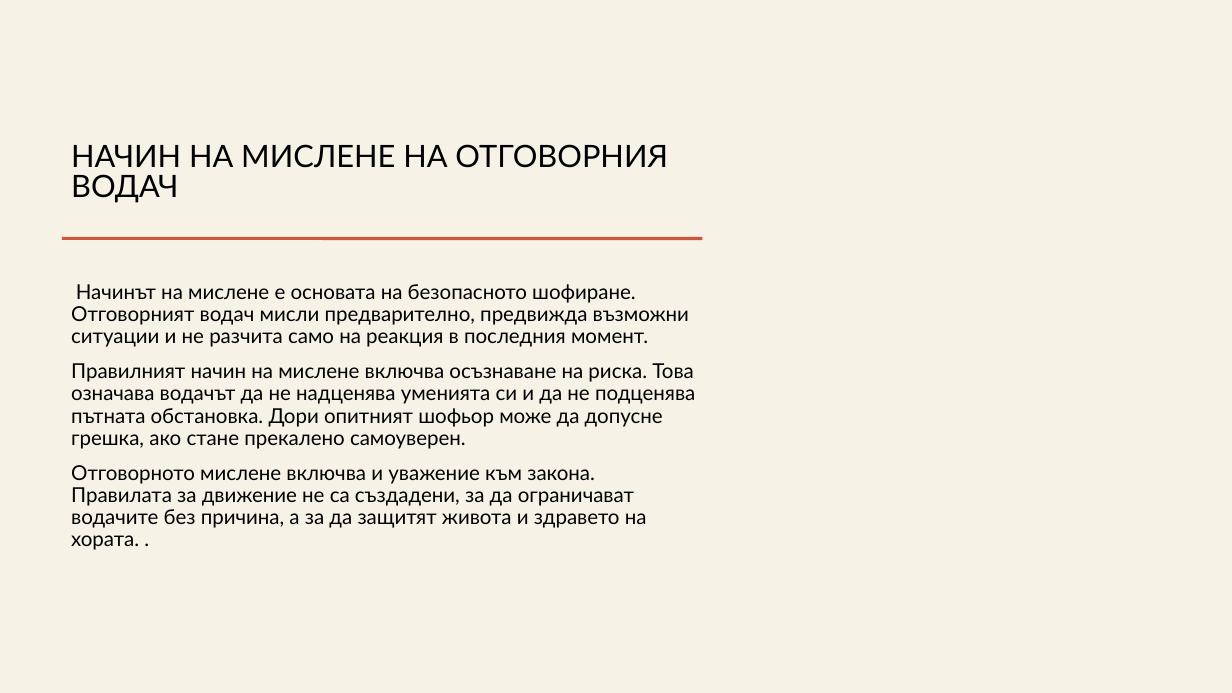
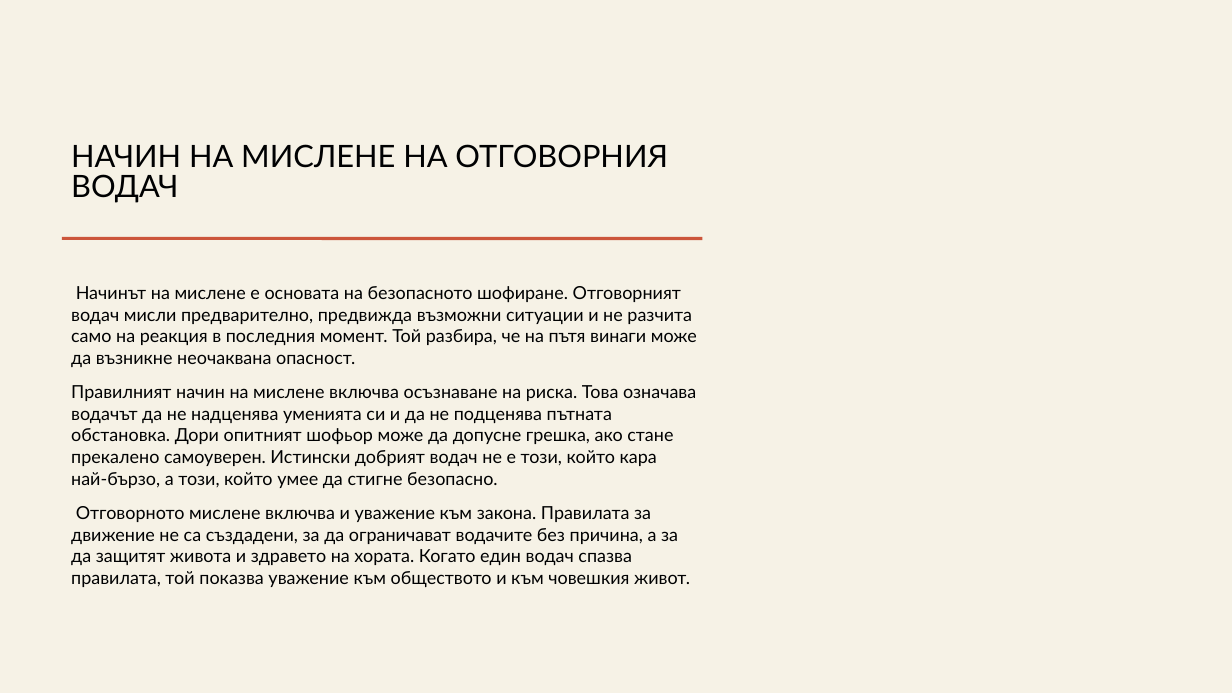
Before and after one commit to Mufonstars79/library753, a slide deck: slide 6 of files/pedagogika/Етика на водача Презентация.odp. Drawn at 1232x693 pixels with LibreOffice and Linux fonts; fonts in the diff are those of the drawing; grey boxes stand for pictures. Boxes give left, top, right and bottom in pixels: in the first picture for what was removed or moved away, otherwise in the second. Text is boxed around its words. In the diff, an @@ line names an element or a change of style, - is before the commit and + after.

Commit message:
Sync: Етика на водача Презентация.odp

```diff
--- a/files/pedagogika/Етика на водача Презентация.odp
+++ b/files/pedagogika/Етика на водача Презентация.odp
@@ text at box(71, 286, 697, 587): text changed; size 16 to 14 pt @@
-Начинът на мислене е основата на безопасното шофиране. Отговорният водач мисли предварително, предвижда възможни ситуации и не разчита само на реакция в последния момент.
-Правилният начин на мислене включва осъзнаване на риска. Това означава водачът да не надценява уменията си и да не подценява пътната обстановка. Дори опитният шофьор може да допусне грешка, ако стане прекалено самоуверен.
-Отговорното мислене включва и уважение към закона. Правилата за движение не са създадени, за да ограничават водачите без причина, а за да защитят живота и здравето на хората. .
+Начинът на мислене е основата на безопасното шофиране. Отговорният водач мисли предварително, предвижда възможни ситуации и не разчита само на реакция в последния момент. Той разбира, че на пътя винаги може да възникне неочаквана опасност.
+Правилният начин на мислене включва осъзнаване на риска. Това означава водачът да не надценява уменията си и да не подценява пътната обстановка. Дори опитният шофьор може да допусне грешка, ако стане прекалено самоуверен. Истински добрият водач не е този, който кара най-бързо, а този, който умее да стигне безопасно.
+Отговорното мислене включва и уважение към закона. Правилата за движение не са създадени, за да ограничават водачите без причина, а за да защитят живота и здравето на хората. Когато един водач спазва правилата, той показва уважение към обществото и към човешкия живот.
```
Also in this commit, not shown: 7 other slides changed.
